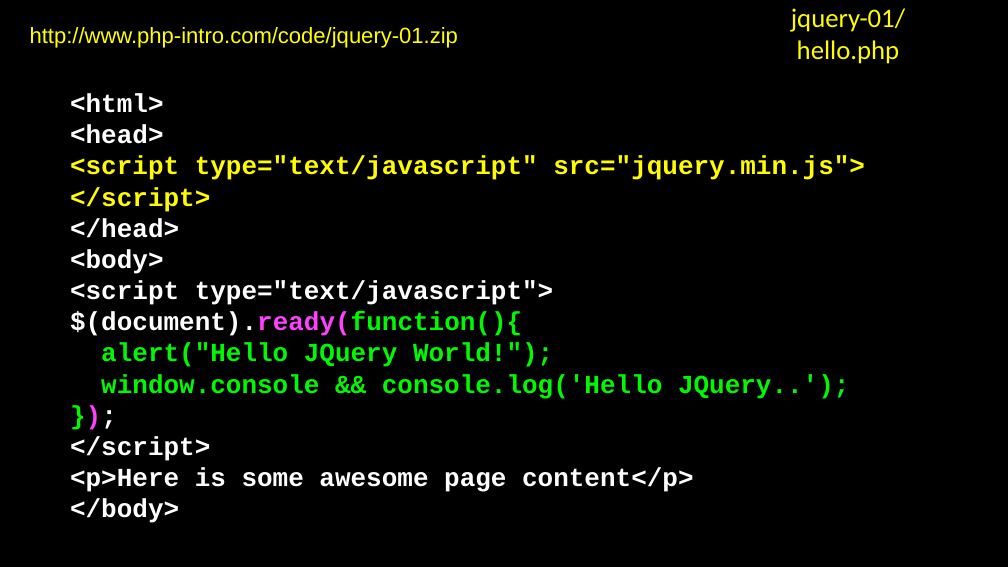
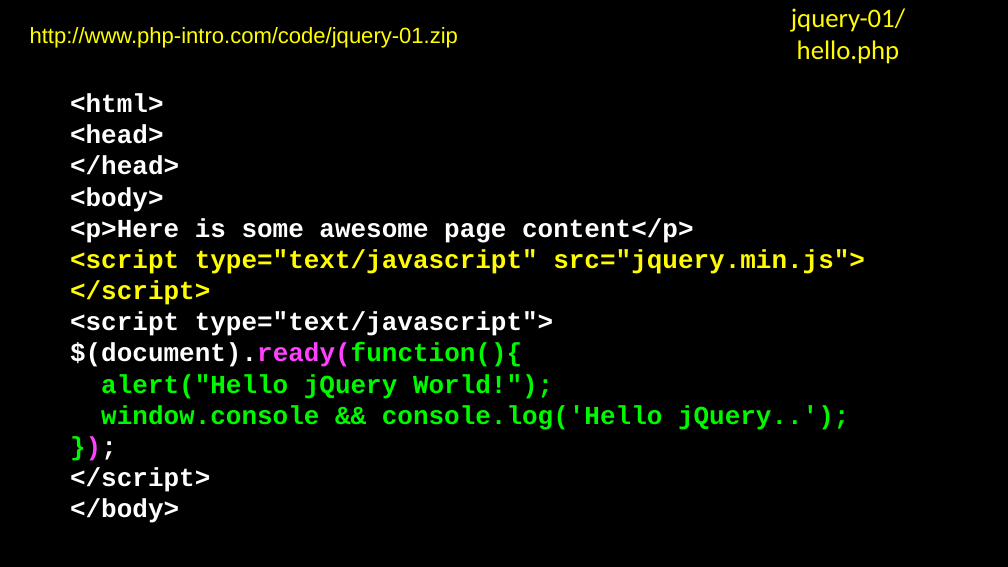
Before and after one commit to csev/wa4e, a slide deck: slide 8 of lectures/PHP-14-JQuery-JSON.ppt (slide 6 before the commit). Drawn at 1008x567 pixels with LibreOffice and Linux fonts; fonts in the diff are those of the drawing. Boxes give left, top, right and bottom in pixels: in the first picture for what was removed or moved away, otherwise in the second. Text is boxed around its words. In the diff, an @@ line names an element or a change of style, - is before the commit and + after.

```diff
--- a/lectures/PHP-14-JQuery-JSON.ppt
+++ b/lectures/PHP-14-JQuery-JSON.ppt
@@ text in free at bbox=[70, 155, 693, 243]: paragraphs added @@
+</head>
+<body>
+<p>Here is some awesome page content</p>
@@ text in free at bbox=[70, 218, 179, 274]: paragraphs removed @@
-</head>
-<body>
@@ text in free at bbox=[101, 374, 849, 430]: text changed @@
-alert("Hello JQuery World!");
-window.console && console.log('Hello JQuery..');
+alert("Hello jQuery World!");
+window.console && console.log('Hello jQuery..');
@@ text in free at bbox=[70, 467, 693, 492]: paragraph removed @@
-<p>Here is some awesome page content</p>
```
Also in this commit, not shown: 8 other slides changed, 2 slides added, 10 other files.
